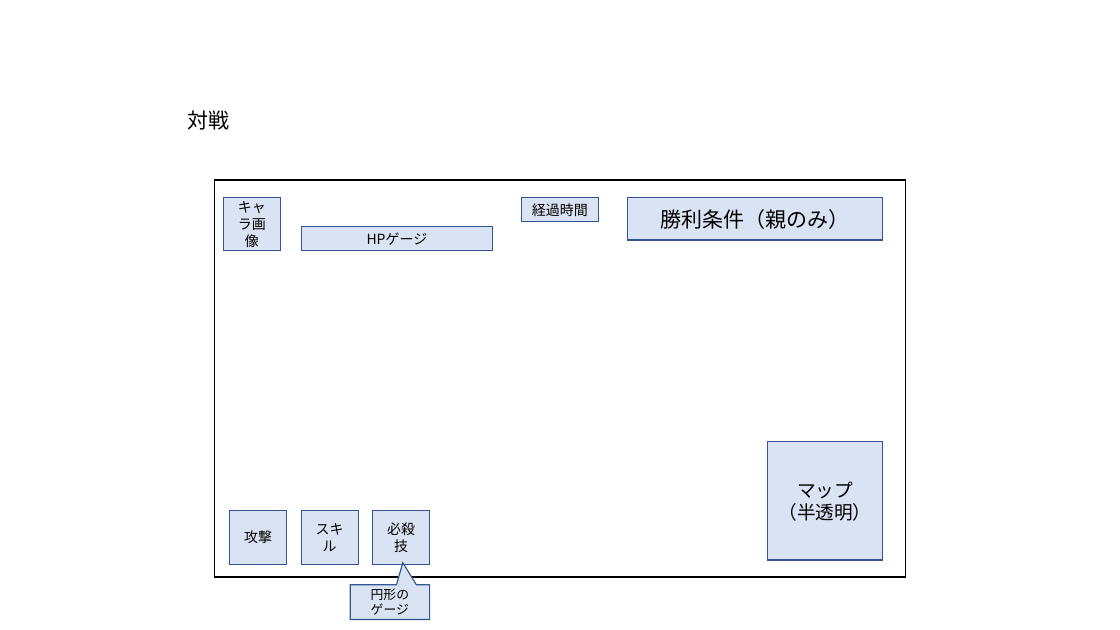
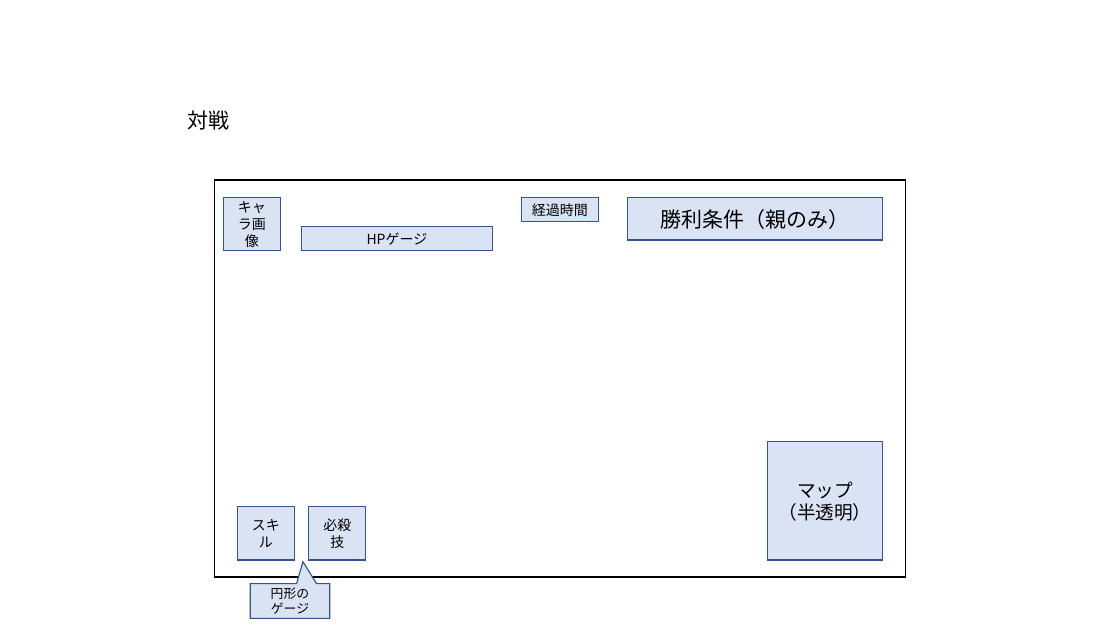
Before and after one commit to soushi1116/Employment, a slide deck: slide 11 of 仕様書/シーン.pptx. Drawn at 1120x630 pixels with LibreOffice and Linux fonts; fonts in the diff are those of the drawing. Boxes give left, top, right and bottom in pixels: in the first picture for what was removed or moved away, otherwise in the second. Text is boxed around its words. In the diff, an @@ line names an element or a change of style, - is before the commit and + after.

```diff
--- a/仕様書/シーン.pptx
+++ b/仕様書/シーン.pptx
@@ rectangle "スキル": place and size @@
-rectangle "スキル" at <box>302,511,359,565</box>
+rectangle "スキル" at <box>238,507,295,560</box>
@@ rectangle "必殺技": place and size @@
-rectangle "必殺技" at <box>373,511,430,565</box>
+rectangle "必殺技" at <box>309,507,366,560</box>
@@ rectangle removed at <box>229,511,287,565</box> @@
-攻撃
@@ speech box "円形のゲージ": place and size @@
-speech box "円形のゲージ" at <box>350,585,430,619</box>
+speech box "円形のゲージ" at <box>250,584,330,618</box>
```
Also in this commit, not shown: 2 other slides changed, 2 other files.
